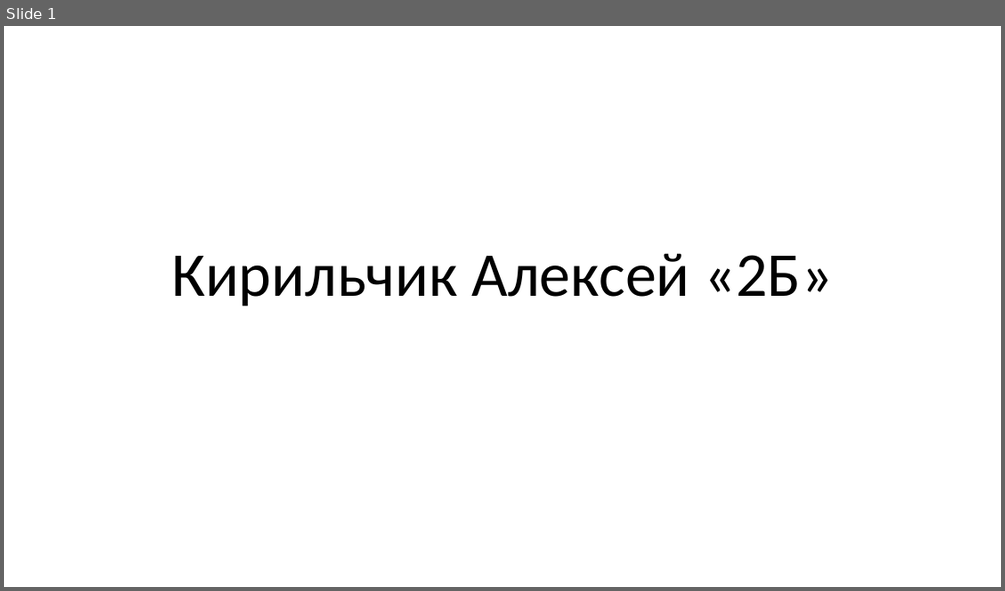
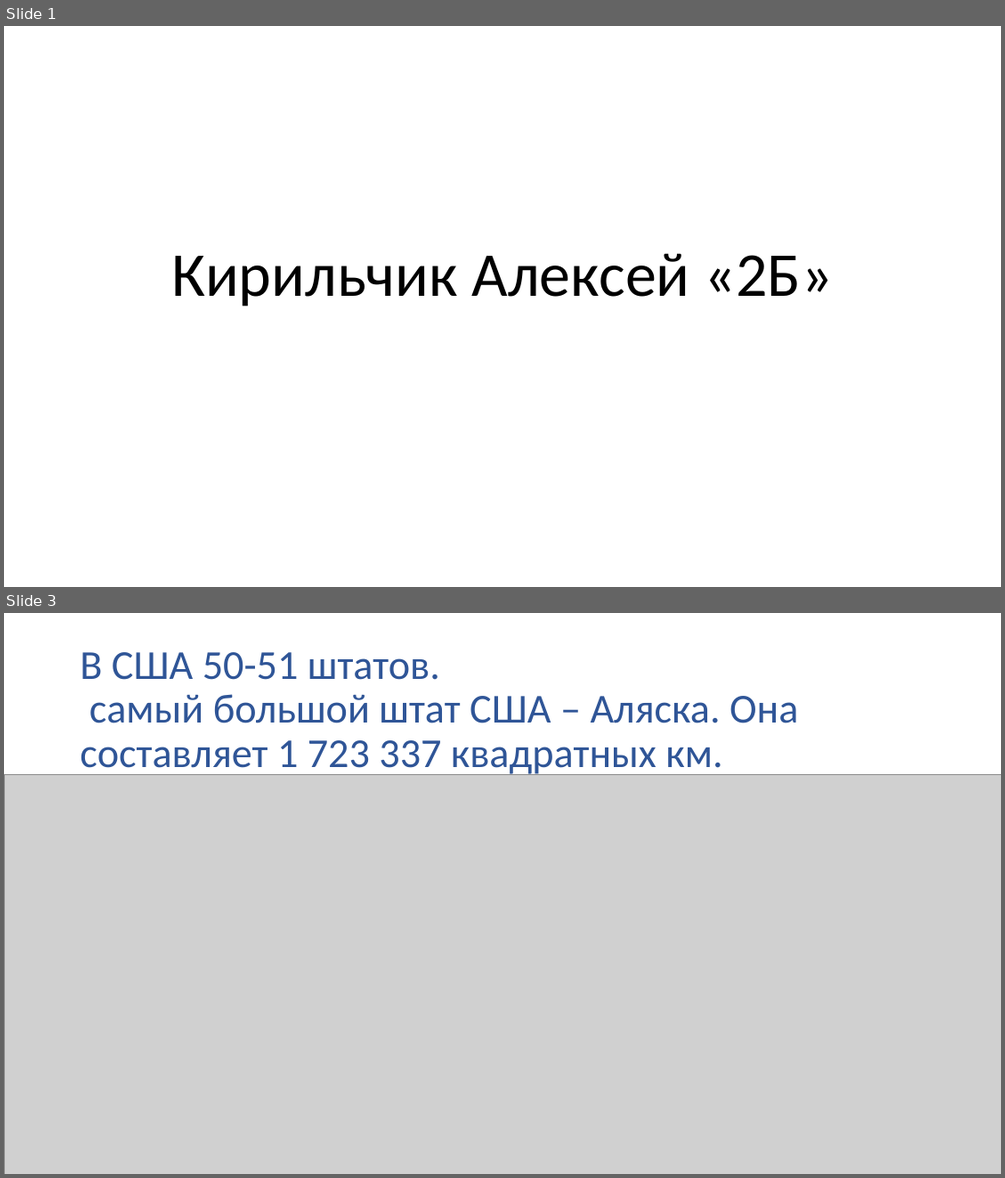
Before and after one commit to kosmonaffft/public-specs, a slide deck: src/main/resources/кирильчик алексей 2б.pptx. Shown one above the other, each under a label of ours: slide 1 before the commit, slides 1 and 3 after it; the slides between them are not shown. The pictures are 1005x591 and 1005x1178 pixels, drawn with LibreOffice and Linux fonts; fonts in the diff are those of the drawing; grey boxes stand for pictures. Boxes give left, top, right and bottom in pixels: in the first picture for what was removed or moved away, otherwise in the second. Text is boxed around its words. In the diff, an @@ line names an element or a change of style, - is before the commit and + after.

Commit message:
Presentation.

```diff
--- a/src/main/resources/кирильчик алексей 2б.pptx
+++ b/src/main/resources/кирильчик алексей 2б.pptx
@@ slide 3 added at [4,613,1001,1174], background #FFFFFF @@
@@ title added at [80,652,798,778], 39.6 pt, text #2F5597 @@
+В США 50-51 штатов.
+самый большой штат США – Аляска. Она составляет 1 723 337 квадратных км.
@@ picture added at [4,774,1001,1174] @@
```
Also in this commit, not shown: 1 slide changed, 3 other slides added, 3 slides removed.
